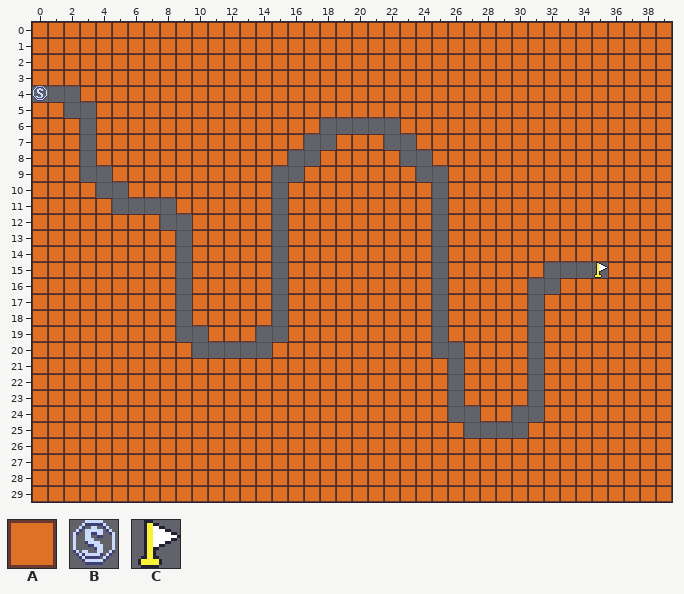
Two states of a Tiled map, Defender/assets/data/001.tmx. That is the earlier state.
Cells are 16x16 px. Shown: x 0..39, y 0..29.
Key: from "tileset": A 0, B 8, C 14.
_ is an empty cell.
Layer "object" before, first column x 0:
 0 AAAAAAAAAAAAAAAAAAAAAAAAAAAAAAAAAAAAAAAA
 1 AAAAAAAAAAAAAAAAAAAAAAAAAAAAAAAAAAAAAAAA
 2 AAAAAAAAAAAAAAAAAAAAAAAAAAAAAAAAAAAAAAAA
 3 AAAAAAAAAAAAAAAAAAAAAAAAAAAAAAAAAAAAAAAA
 4 B__AAAAAAAAAAAAAAAAAAAAAAAAAAAAAAAAAAAAA
 5 AA__AAAAAAAAAAAAAAAAAAAAAAAAAAAAAAAAAAAA
 6 AAA_AAAAAAAAAAAAAA_____AAAAAAAAAAAAAAAAA
 7 AAA_AAAAAAAAAAAAA__AAA__AAAAAAAAAAAAAAAA
 8 AAA_AAAAAAAAAAAA__AAAAA__AAAAAAAAAAAAAAA
 9 AAA__AAAAAAAAAA__AAAAAAA__AAAAAAAAAAAAAA
10 AAAA__AAAAAAAAA_AAAAAAAAA_AAAAAAAAAAAAAA
11 AAAAA____AAAAAA_AAAAAAAAA_AAAAAAAAAAAAAA
12 AAAAAAAA__AAAAA_AAAAAAAAA_AAAAAAAAAAAAAA
13 AAAAAAAAA_AAAAA_AAAAAAAAA_AAAAAAAAAAAAAA
14 AAAAAAAAA_AAAAA_AAAAAAAAA_AAAAAAAAAAAAAA
15 AAAAAAAAA_AAAAA_AAAAAAAAA_AAAAAA___CAAAA
16 AAAAAAAAA_AAAAA_AAAAAAAAA_AAAAA__AAAAAAA
17 AAAAAAAAA_AAAAA_AAAAAAAAA_AAAAA_AAAAAAAA
18 AAAAAAAAA_AAAAA_AAAAAAAAA_AAAAA_AAAAAAAA
19 AAAAAAAAA__AAA__AAAAAAAAA_AAAAA_AAAAAAAA
20 AAAAAAAAAA_____AAAAAAAAAA__AAAA_AAAAAAAA
21 AAAAAAAAAAAAAAAAAAAAAAAAAA_AAAA_AAAAAAAA
22 AAAAAAAAAAAAAAAAAAAAAAAAAA_AAAA_AAAAAAAA
23 AAAAAAAAAAAAAAAAAAAAAAAAAA_AAAA_AAAAAAAA
24 AAAAAAAAAAAAAAAAAAAAAAAAAA__AA__AAAAAAAA
25 AAAAAAAAAAAAAAAAAAAAAAAAAAA____AAAAAAAAA
26 AAAAAAAAAAAAAAAAAAAAAAAAAAAAAAAAAAAAAAAA
27 AAAAAAAAAAAAAAAAAAAAAAAAAAAAAAAAAAAAAAAA
28 AAAAAAAAAAAAAAAAAAAAAAAAAAAAAAAAAAAAAAAA
29 AAAAAAAAAAAAAAAAAAAAAAAAAAAAAAAAAAAAAAAA
After:
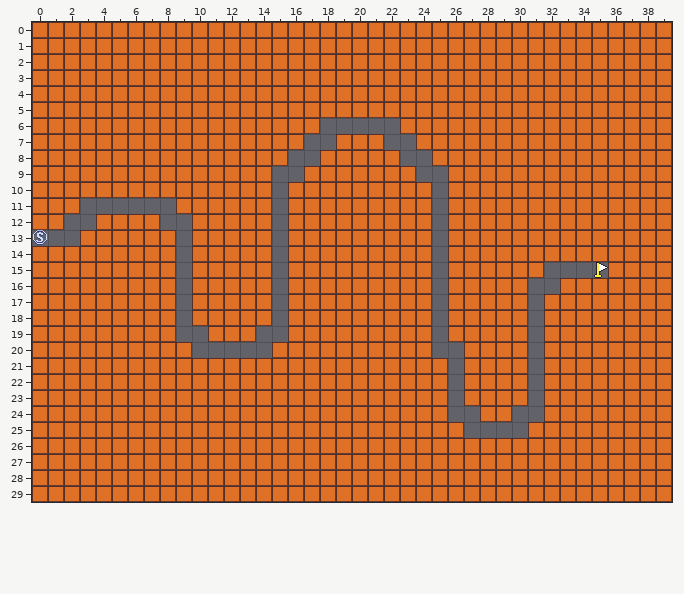
What changed:
Layer "object":
y 4: x 0..2 B__ -> AAA
y 5: x 2..3 __ -> AA
y 6..8: x 3 _ -> A
y 9: x 3..4 __ -> AA
y 10: x 4..5 __ -> AA
y 11: x 3..4 AA -> __
y 12: x 2..3 AA -> __
y 13: x 0..2 AAA -> B__
